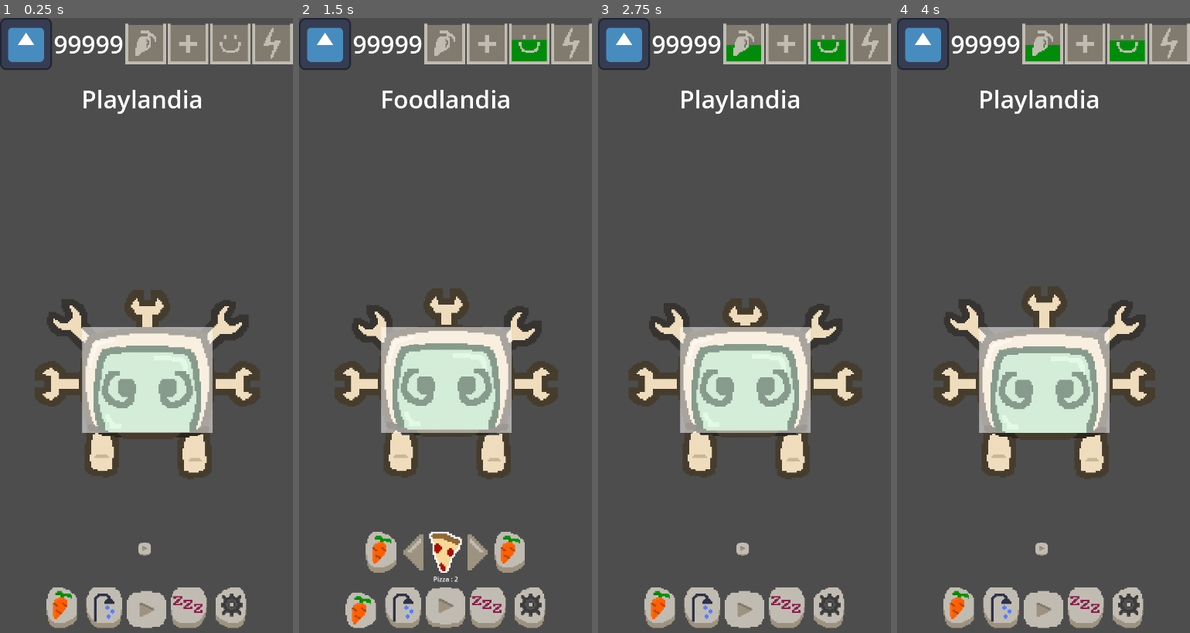
Above: before the commit, frames 1-4 (left to right).
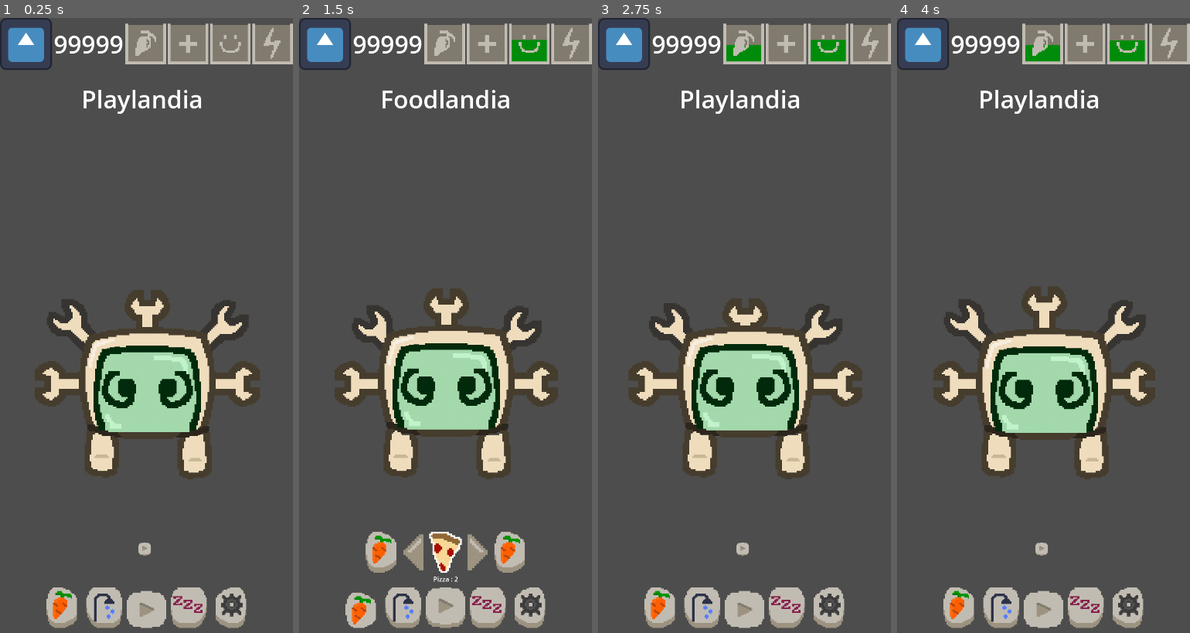
Above: after the commit, the same moments.

Repository: daniel-macias/mrduelm
Game: Godot game, scene res://Scenes/main.tscn
The game is run twice, just before and just after one commit, with the same random seed, the same clock (stepped at 60 frames per second) and the same inputs. The engine's default icon, where the game draws it, is replaced by a stand-in: a white triangle on a blue panel in a dark square.
Inputs (mouse positions are in pixels of both pictures, inside the frame that each line leads up to):
- Up to frame 1 (0.25 s): no input
- Up to frame 2 (1.5 s): click (442, 553) at 0.5 s; click (360, 608) at 1.25 s
- Up to frame 3 (2.75 s): click (744, 608) at 2 s
- Up to frame 4 (4 s): click (1002, 608) at 2.75 s; click (1043, 608) at 3.5 s

The runs differ from the first frame. In frame 1, 7.6% of the frame differs, in the area x 27-73%, y 50-68%; in frame 2, 7.6%; in frame 3, 7.6%; in frame 4, 7.6%.

Commit message:
now food only drags when clicking on button

Diff:
--- a/Scenes/pet.tscn
+++ b/Scenes/pet.tscn
@@ -263,5 +263,5 @@
 }
 
 [node name="InteractSpace" type="Polygon2D" parent="."]
-color = Color(1, 1, 1, 0.533333)
+color = Color(1, 1, 1, 0)
 polygon = PackedVector2Array(40, -35, -40, -35, -40, 30, 40, 30)
--- a/Scripts/UIManagers/FoodGUI.gd
+++ b/Scripts/UIManagers/FoodGUI.gd
@@ -49,7 +49,6 @@
 		var current_food = food_list[current_food_index]
 		var food_details = Catalog.get_food_details(current_food) # Using the catalog to get food details
 
-		#TODO: fix when you run out of food
 		if food_details and food_details.thumbnail:
 			food_selected.texture_normal = load(food_details.thumbnail)
 			if current_food in GameManager.inventory["food"]:
@@ -76,11 +75,14 @@
 	if event is InputEventScreenTouch:
 		if event.is_pressed():
 			# When touch begins
-			dragging = true
-			drag_start_position = event.position
-			draggable_food.visible = false  # Initially hidden until the threshold is met
-			draggable_food.texture = load(Catalog.get_food_details(current_food_dragged_key).thumbnail)
-			print(current_food_dragged_key)
+			if not food_selected.disabled and food_selected.get_global_rect().has_point(event.position):
+				dragging = true
+				drag_start_position = event.position
+				draggable_food.visible = false  # Initially hidden until the threshold is met
+				draggable_food.texture = load(Catalog.get_food_details(current_food_dragged_key).thumbnail)
+				print(current_food_dragged_key)
+			else:
+				dragging = false
 
 		elif event.is_released():
 			# When touch ends
@@ -88,22 +90,20 @@
 			draggable_food.visible = false  # Hide draggable sprite when done dragging
 			# Check if the food was dropped inside the InteractSpace
 			if pet.is_point_inside_interact_space(event.position):
-				# Perform actions (e.g., feeding the pet)
 				process_food_drop()
 			else:
-				print("Food dropped outside InteractSpace")
+				#print("Food dropped outside InteractSpace")
+				pass
+				#MAYBE LATER DO AN ANIMATION TO RETURN FOOD TO INVENTORY BUT IDK
 
 	elif event is InputEventScreenDrag and dragging:
 		var drag_distance = event.position - drag_start_position
-
-		# Check if the drag has crossed the threshold
 		if drag_distance.length() > drag_threshold:
 			# Make the draggable food visible and follow the finger
 			draggable_food.visible = true
 			draggable_food.position = event.position
 
 func process_food_drop():
-	print("Food dropped inside InteractSpace!")
 	# Deduct food from inventory, trigger animations, etc.
 	GameManager.remove_from_inventory("food",current_food_dragged_key)
 	_update_food_display()
